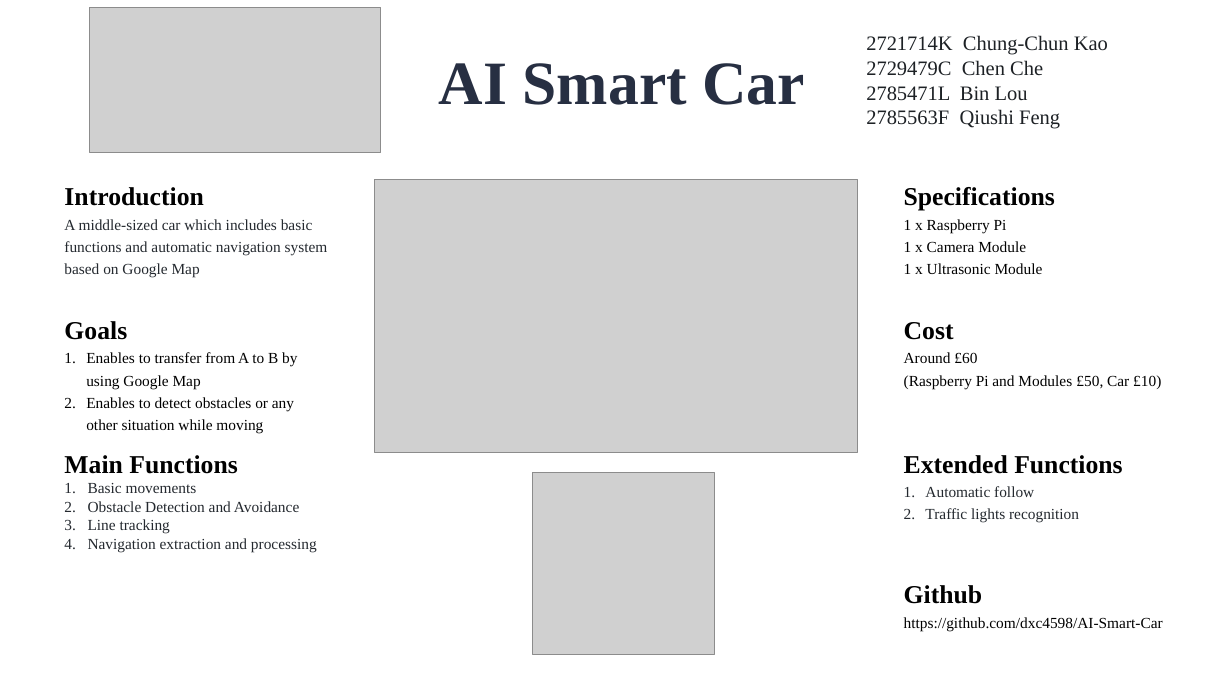
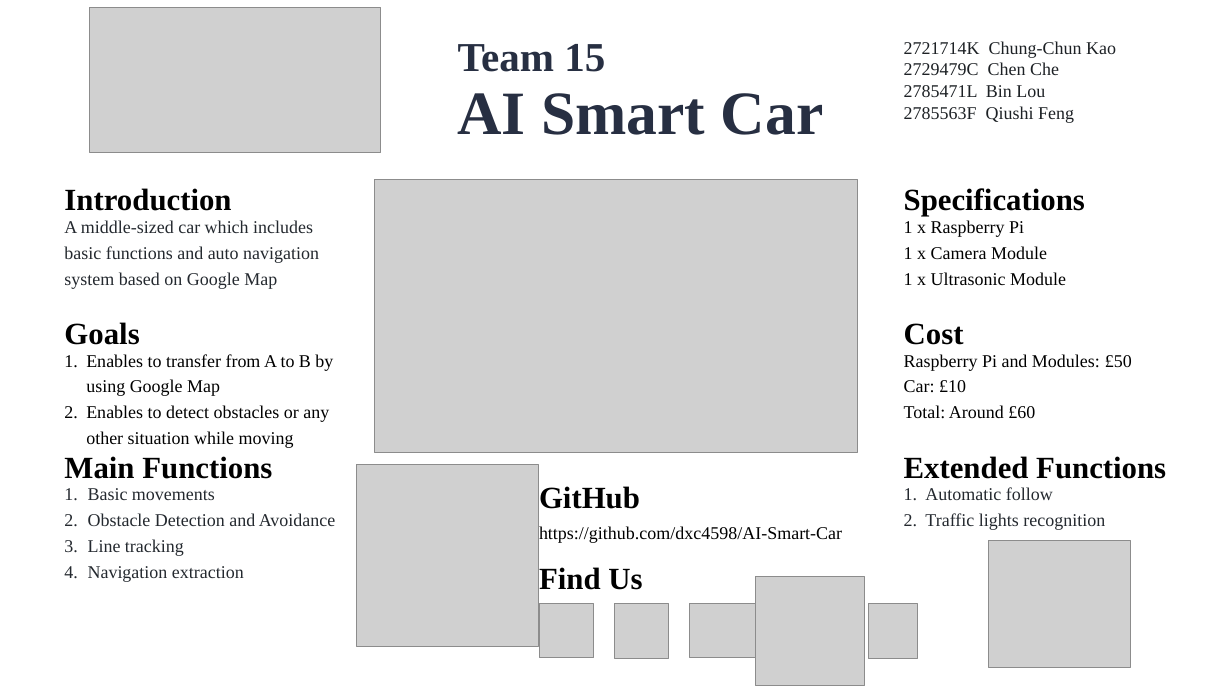
Before and after one commit to dxc4598/AI-Smart-Car, a slide deck: slide 1 of Pitching_day.pptx. Drawn at 1232x693 pixels with LibreOffice and Linux fonts; fonts in the diff are those of the drawing; grey boxes stand for pictures. Boxes give left, top, right and bottom in pixels: in the first picture for what was removed or moved away, otherwise in the second. Text is boxed around its words. In the diff, an @@ line names an element or a change of style, - is before the commit and + after.

Commit message:
ppt

```diff
--- a/Pitching_day.pptx
+++ b/Pitching_day.pptx
@@ text added at box(458, 44, 605, 72), 32 pt, text #272F42, bold @@
+Team 15
@@ text "2721714K Chung-Chun Kao": place and size @@
-text "2721714K Chung-Chun Kao" at box(866, 35, 1108, 129)
+text "2721714K Chung-Chun Kao" at box(904, 41, 1116, 123)
@@ text "2721714K Chung-Chun Kao" at box(904, 41, 1116, 123): size 16 to 14 pt @@
@@ text "AI Smart Car": place and size @@
-text "AI Smart Car" at box(439, 63, 805, 105)
+text "AI Smart Car" at box(458, 93, 824, 135)
@@ text at box(64, 220, 319, 289): text changed; size 12 to 14 pt @@
-A middle-sized car which includes basic functions and automatic navigation system based on Google Map
+A middle-sized car which includes basic functions and auto navigation system based on Google Map
@@ text at box(904, 354, 1132, 419): text changed; size 12 to 14 pt @@
-Around £60
-(Raspberry Pi and Modules £50, Car £10)
+Raspberry Pi and Modules: £50
+Car: £10
+Total: Around £60
@@ size 20 to 24 pt in 6 elements at box(904, 188, 1085, 216), box(904, 323, 964, 345), box(904, 456, 1166, 479), box(64, 188, 231, 211), box(64, 322, 139, 345), box(64, 456, 272, 479) @@
@@ picture: place and size @@
-picture at box(533, 472, 715, 654)
+picture at box(357, 465, 539, 647)
@@ text at box(88, 488, 336, 556): size 12 to 14 pt in "Basic movements", "Obstacle Detection and Avoidance", "Line tracking"; line spacing 1 to 1.2 @@
@@ text at box(539, 486, 640, 509): text changed; size 20 to 24 pt @@
-Github
+GitHub
@@ size 12 to 14 pt in 4 elements at box(904, 220, 1066, 285), box(925, 487, 1105, 530), box(86, 354, 333, 448), box(539, 526, 842, 543) @@
@@ text "https://github.com/dxc4598/AI-Smart-Car": place and size @@
-text "https://github.com/dxc4598/AI-Smart-Car" at box(904, 617, 1163, 631)
+text "https://github.com/dxc4598/AI-Smart-Car" at box(539, 526, 842, 543)
@@ text at box(88, 566, 244, 582): text changed; size 12 to 14 pt @@
-4. Navigation extraction and processing
+4. Navigation extraction
@@ text added at box(539, 567, 642, 590), 24 pt, text #000000, bold @@
+Find Us
@@ picture added at box(989, 541, 1130, 668) @@
@@ picture added at box(756, 577, 865, 686) @@
@@ picture added at box(539, 604, 593, 658) @@
@@ picture added at box(615, 604, 669, 658) @@
@@ picture added at box(689, 604, 756, 658) @@
@@ picture added at box(869, 604, 917, 659) @@
```
